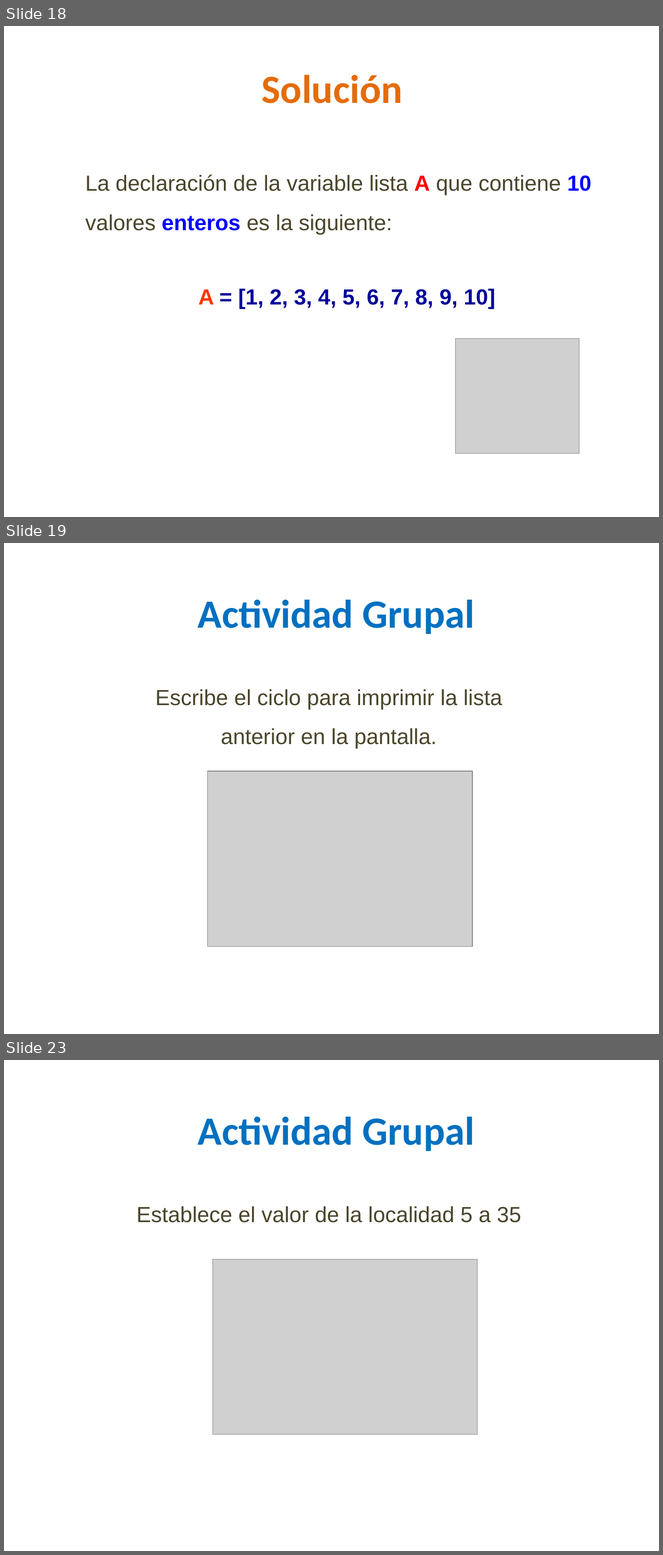
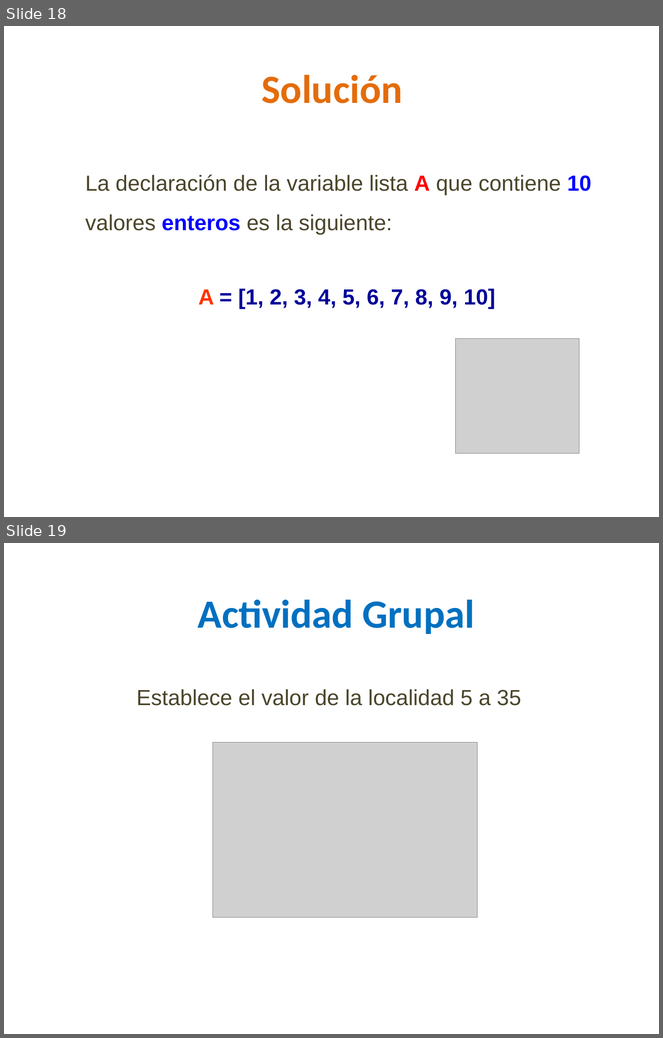
Before and after one commit to lizetheP/PensamientoC, a slide deck: CalendarioAgo2026/presentaciones/9_Listas.pptx. Shown one above the other, each under a label of ours: slides 18, 19 and 23 before the commit, slides 18 and 19 after it; the slides between them are not shown. The pictures are 663x1555 and 663x1038 pixels, drawn with LibreOffice and Linux fonts; fonts in the diff are those of the drawing; grey boxes stand for pictures. Boxes give left, top, right and bottom in pixels: in the first picture for what was removed or moved away, otherwise in the second. Text is boxed around its words. In the diff, an @@ line names an element or a change of style, - is before the commit and + after.

```diff
--- a/CalendarioAgo2026/presentaciones/9_Listas.pptx
+++ b/CalendarioAgo2026/presentaciones/9_Listas.pptx
@@ slide 19 removed at box(4, 543, 659, 1034), background #FFFFFF @@
@@ text removed at box(198, 600, 475, 634) @@
-Actividad Grupal
@@ text removed at box(155, 689, 503, 749) @@
-Escribe el ciclo para imprimir la lista anterior en la pantalla.
@@ picture removed at box(208, 771, 473, 947) @@
@@ what was slide 23 is now slide 19 @@
```
Also in this commit, not shown: 1 slide changed, 5 other slides removed, 3 other files.
